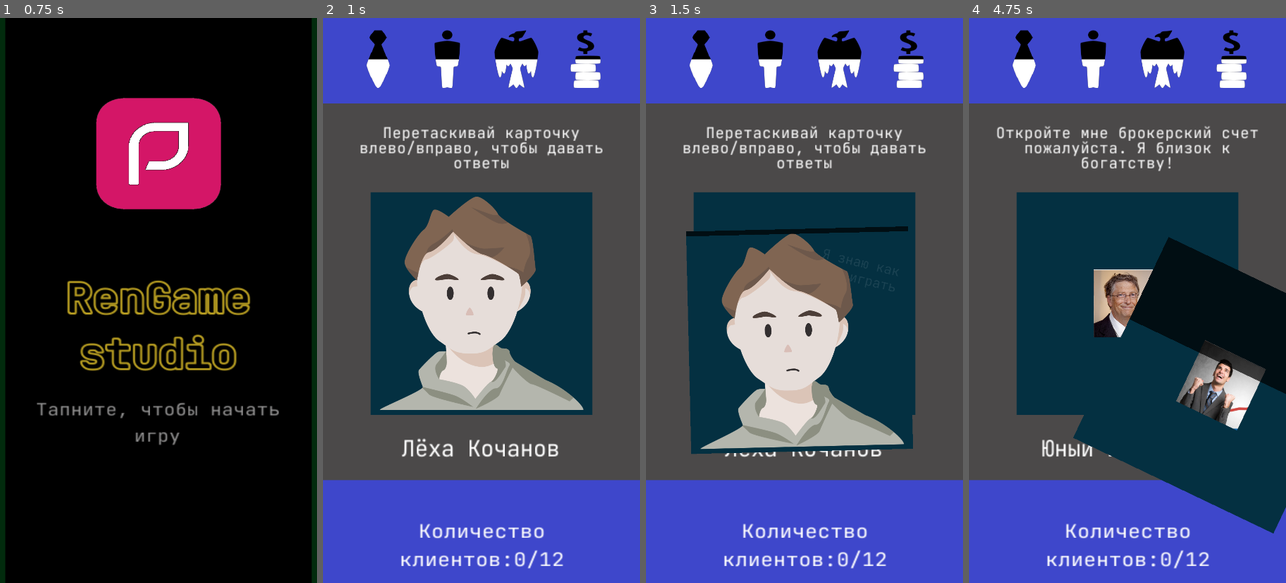
Above: before the commit, frames 1-4 (left to right).
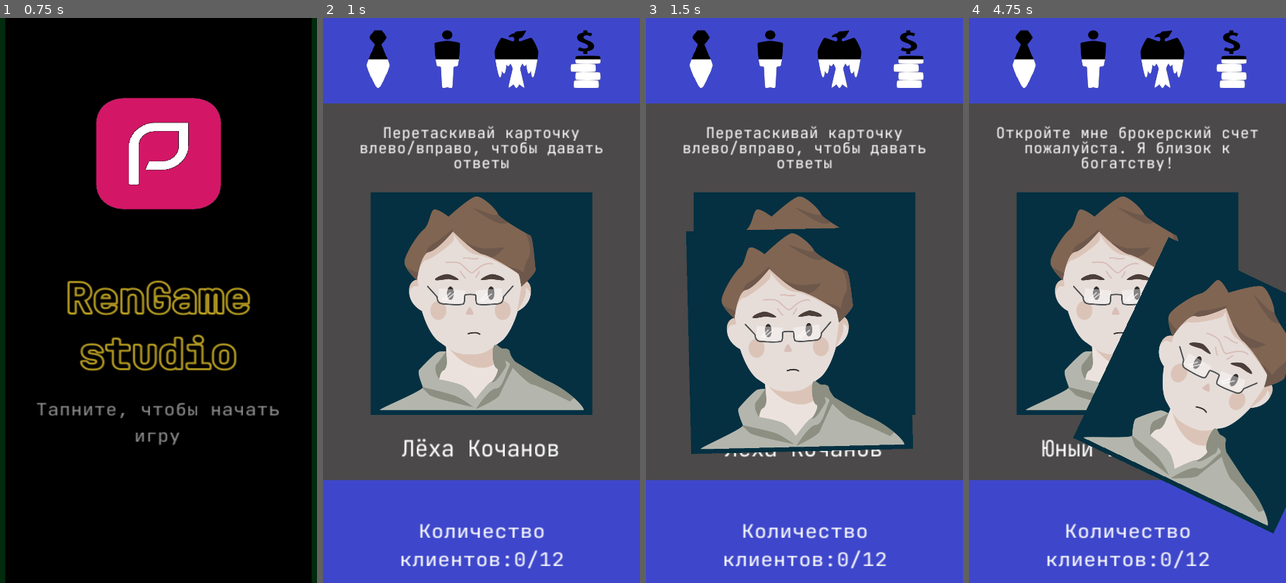
Above: after the commit, the same moments.

Repository: Nothengem/Detectivus
Game: Godot game, scene res://Scenes/StartMenu.tscn
The game is run twice, just before and just after one commit, with the same random seed, the same clock (stepped at 60 frames per second) and the same inputs.
Inputs (mouse positions are in pixels of both pictures, inside the frame that each line leads up to):
- Up to frame 1 (0.75 s): tap Enter at 0.5 s; move the mouse to (228, 272) at 0.52 s; click (228, 272) at 0.67 s
- Up to frame 2 (1 s): no input
- Up to frame 3 (1.5 s): tap Space at 1.25 s; drag from (804, 306) to (788, 413) at 1.27 s
- Up to frame 4 (4.75 s): move the mouse to (1159, 176) at 2.02 s; click (1159, 176) at 2.17 s; drag from (1111, 413) to (1032, 215) at 2.77 s; drag from (1127, 306) to (1143, 300) at 3.52 s; drag from (1032, 215) to (1124, 300) at 4.27 s

Frame 1 is identical in both runs. In frame 2, 0.8% of the frame differs, in the area x 18-83%, y 31-70%; in frame 3, 2.4%; in frame 4, 23%, in the area x 18-100%, y 31-90%.
Error after the commit: Invalid get index 'CardImage' (on base: 'Node2D (Scriptwriter.gd)'). (res://Scenes/CharacterControl.gd:64)

Commit message:
Начал вводит ьпеременные массива для составления портета персонажа

Diff:
--- /dev/null
+++ b/DataBase/CharacterPortraitDataBase.gd
@@ -0,0 +1,55 @@
+extends Node
+
+enum {
+	Dictor
+	}
+
+const DATA = {
+	"Dictor": [ "Head[1]", "Neck[0]", "Shirt[1]", "Eyebrows[1]", "Eyes[1]", "Forehead[0]", "Ears[1]", "Jowls[0]", "Glasses[0]", "Mouth[1]", "Hair[1]", "Nose[1]"],
+
+	"AlexeyKochanov" : [ "Head[2]", "Neck[0]", "Shirt[2]", "Eyebrows[2]", "Eyes[2]", "Forehead[0]", "Ears[2]", "Jowls[1]", "Glasses[0]", "Mouth[2]", "Hair[2]", "Nose[2]"],
+
+	"AnastasiyaMalkova" : [ "Head[3]", "Neck[0]", "Shirt[3]", "Eyebrows[3]", "Eyes[3]", "Forehead[0]", "Ears[3]", "Jowls[2]", "Glasses[0]", "Mouth[3]", "Hair[3]", "Nose[3]"],
+
+	"AnastasiyaCherevatkina" : [ "Head[4]", "Neck[0]", "Shirt[4]", "Eyebrows[4]", "Eyes[4]", "Forehead[0]", "Ears[4]", "Jowls[3]", "Glasses[0]", "Mouth[4]", "Hair[4]", "Nose[4]"],
+
+	"AlexeySilkin" : [ "Head[5]", "Neck[0]", "Shirt[5]", "Eyebrows[5]", "Eyes[5]", "Forehead[1]", "Ears[3]", "Jowls[2]", "Glasses[1]", "Mouth[5]", "Hair[5]", "Nose[5]"],
+
+	"Bman" : [ "Head[6]", "Neck[0]", "Shirt[6]", "Eyebrows[6]", "Eyes[6]", "Forehead[0]", "Ears[2]", "Jowls[1]", "Glasses[0]", "Mouth[6]", "Hair[6]", "Nose[6]"],
+
+	"CBomjMan" : [ "Head[7]", "Neck[0]", "Shirt[7]", "Eyebrows[7]", "Eyes[7]", "Forehead[0]", "Ears[1]", "Jowls[0]", "Glasses[0]", "Mouth[7]", "Hair[7]", "Nose[5]"],
+
+	"DmitriyOvsyannikov" : [ "Head[8]", "Neck[0]", "Shirt[8]", "Eyebrows[8]", "Eyes[8]", "Forehead[0]", "Ears[2]", "Jowls[1]", "Glasses[0]", "Mouth[8]", "Hair[8]", "Nose[4]"],
+
+	"Chechen" : [ "Head[9]", "Neck[0]", "Shirt[9]", "Eyebrows[9]", "Eyes[9]", "Forehead[0]", "Ears[3]", "Jowls[2]", "Glasses[0]", "Mouth[9]", "Hair[9]", "Nose[3]"],
+
+	"BArtem" : [ "Head[10]", "Neck[0]", "Shirt[10]", "Eyebrows[10]", "Eyes[10]", "Forehead[0]", "Ears[4]", "Jowls[3]", "Glasses[0]", "Mouth[10]", "Hair[10]", "Nose[2]"],
+
+	"KristinaStepanova" : [ "Head[11]", "Neck[0]", "Shirt[9]", "Eyebrows[11]", "Eyes[11]", "Forehead[0]", "Ears[1]", "Jowls[0]", "Glasses[1]", "Mouth[11]", "Hair[11]", "Nose[1]"],
+
+	"Babylia" : [ "Head[12]", "Neck[0]", "Shirt[8]", "Eyebrows[12]", "Eyes[10]", "Forehead[0]", "Ears[2]", "Jowls[1]", "Glasses[0]", "Mouth[12]", "Hair[10]", "Nose[2]"],
+
+	"IlonMask" : [ "Head[13]", "Neck[0]", "Shirt[7]", "Eyebrows[13]", "Eyes[9]", "Forehead[0]", "Ears[3]", "Jowls[2]", "Glasses[0]", "Mouth[13]", "Hair[9]", "Nose[3]"],
+
+	"Mafiosi" : [ "Head[14]", "Neck[0]", "Shirt[6]", "Eyebrows[14]", "Eyes[8]", "Forehead[0]", "Ears[4]", "Jowls[3]", "Glasses[0]", "Mouth[12]", "Hair[8]", "Nose[4]"],
+
+	"GrishaGrachev" : [ "Head[13]", "Neck[0]", "Shirt[5]", "Eyebrows[15]", "Eyes[7]", "Forehead[1]", "Ears[3]", "Jowls[2]", "Glasses[1]", "Mouth[11]", "Hair[7]", "Nose[5]"],
+
+	"BitKogan" : [ "Head[12]", "Neck[0]", "Shirt[4]", "Eyebrows[14]", "Eyes[6]", "Forehead[0]", "Ears[2]", "Jowls[1]", "Glasses[0]", "Mouth[10]", "Hair[6]", "Nose[6]"],
+
+	"InvestorJunior" : [ "Head[11]", "Neck[0]", "Shirt[3]", "Eyebrows[13]", "Eyes[5]", "Forehead[0]", "Ears[1]", "Jowls[0]", "Glasses[0]", "Mouth[9]", "Hair[5]", "Nose[5]"],
+
+	"OstapBender" : [ "Head[10]", "Neck[0]", "Shirt[2]", "Eyebrows[12]", "Eyes[4]", "Forehead[0]", "Ears[2]", "Jowls[1]", "Glasses[0]", "Mouth[8]", "Hair[4]", "Nose[4]"],
+
+	"OlegTinkoff" : [ "Head[9]", "Neck[0]", "Shirt[1]", "Eyebrows[11]", "Eyes[3]", "Forehead[0]", "Ears[3]", "Jowls[2]", "Glasses[0]", "Mouth[7]", "Hair[3]", "Nose[3]"],
+
+	"BillGates" : [ "Head[8]", "Neck[0]", "Shirt[2]", "Eyebrows[10]", "Eyes[2]", "Forehead[0]", "Ears[4]", "Jowls[3]", "Glasses[1]", "Mouth[6]", "Hair[2]", "Nose[2]"],
+
+	"Putin" : [ "Head[7]", "Neck[0]", "Shirt[3]", "Eyebrows[9]", "Eyes[3]", "Forehead[1]", "Ears[3]", "Jowls[2]", "Glasses[0]", "Mouth[5]", "Hair[1]", "Nose[1]"],
+
+	"MegaBomj" : [ "Head[6]", "Neck[0]", "Shirt[4]", "Eyebrows[8]", "Eyes[4]", "Forehead[0]", "Ears[2]", "Jowls[1]", "Glasses[0]", "Mouth[4]", "Hair[2]", "Nose[2]"],
+
+	"RomanShabanov" : [ "Head[5]", "Neck[0]", "Shirt[5]", "Eyebrows[7]", "Eyes[5]", "Forehead[0]", "Ears[1]", "Jowls[0]", "Glasses[0]", "Mouth[3]", "Hair[3]", "Nose[3]"],
+
+	"CBreviewer" : [ "Head[4]", "Neck[0]", "Shirt[6]", "Eyebrows[6]", "Eyes[6]", "Forehead[1]", "Ears[2]", "Jowls[1]", "Glasses[1]", "Mouth[2]", "Hair[4]", "Nose[4]"],
+}
--- /dev/null
+++ b/DataBase/PortraitPartDataBase.gd
@@ -0,0 +1,21 @@
+extends Node
+
+enum {
+	Ears, Head, Neck, Shirt, Eyebrows, Eyes, Forehead,
+	Jowls, Glasses, Mouth, Hair, Nose
+	}
+
+const DATA = {
+	"Head": ["Headtype0", "Headtype1", "Headtype2", "Headtype3", "Headtype4", "Headtype5", "Headtype6", "Headtype7", "Headtype8", "Headtype9", "Headtype10", "Headtype11", "Headtype12", "Headtype13", "Headtype14", "Headtype15"],
+	"Neck": ["Necktype0", "Necktype1", "Necktype2"],
+	"Shirt": ["Shirttype0", "Shirttype1", "Shirttype2"],
+	"Eyebrows": ["Eyebrowstype0", "Eyebrowstype1", "Eyebrowstype2", "Eyebrowstype3", "Eyebrowstype4", "Eyebrowstype5", "Eyebrowstype6", "Eyebrowstype7", "Eyebrowstype8", "Eyebrowstype9", "Eyebrowstype10", "Eyebrowstype11", "Eyebrowstype12", "Eyebrowstype13", "Eyebrowstype14", "Eyebrowstype15"],
+	"Eyes": ["Eyestype0", "Eyestype1", "Eyestype2", "Eyestype3", "Eyestype4", "Eyestype5", "Eyestype6", "Eyestype7", "Eyestype8", "Eyestype9", "Eyestype10", "Eyestype11"],
+	"Forehead": ["Foreheadtype0", "Foreheadtype1"],
+	"Ears": ["Earstype0", "Earstype1", "Earstype2", "Earstype3", "Earstype4"],
+	"Jowls": ["Jowlstype0", "Jowlstype1", "Jowlstype2", "Jowlstype3"],
+	"Glasses": ["Glassestype0", "Glassestype1"],
+	"Mouth": ["Mouthtype0", "Mouthtype1", "Mouthtype2", "Mouthtype3", "Mouthtype4", "Mouthtype5", "Mouthtype6", "Mouthtype7", "Mouthtype8", "Mouthtype9", "Mouthtype10", "Mouthtype11", "Mouthtype12", "Mouthtype13"],
+	"Hair": ["Hairtype0", "Hairtype1", "Hairtype2", "Hairtype3", "Hairtype4", "Hairtype5", "Hairtype6", "Hairtype7", "Hairtype8", "Hairtype9", "Hairtype10", "Hairtype11", ],
+	"Nose": ["Noestype0", "Noestype1", "Noestype2", "Noestype3", "Noestype6", "Noestype7", "Noestype8"]
+}
--- a/Scenes/Character(nextcharacter).tscn
+++ b/Scenes/Character(nextcharacter).tscn
@@ -1,18 +1,32 @@
-[gd_scene load_steps=5 format=2]
+[gd_scene load_steps=17 format=2]
 
 [ext_resource path="res://Resources/GFX/CharacterPortraits/AlexeyKochanov.png" type="Texture" id=1]
 [ext_resource path="res://Resources/GFX/TextBack.png" type="Texture" id=2]
 [ext_resource path="res://Resources/GFX/CharacterCardBG.png" type="Texture" id=3]
 [ext_resource path="res://Resources/GFX/Interface/Font/TextGame.tres" type="DynamicFont" id=4]
+[ext_resource path="res://Resources/GFX/CharacterCotaint/Ears/Eartype1.png" type="Texture" id=5]
+[ext_resource path="res://Resources/GFX/CharacterCotaint/Eyebrows/Eyebrowstype3.png" type="Texture" id=6]
+[ext_resource path="res://Resources/GFX/CharacterCotaint/Hair/Hairtype3.png" type="Texture" id=7]
+[ext_resource path="res://Resources/GFX/CharacterCotaint/Neck/Necktype2.png" type="Texture" id=8]
+[ext_resource path="res://Resources/GFX/CharacterCotaint/Eyes/Eyestype3.png" type="Texture" id=9]
+[ext_resource path="res://Resources/GFX/CharacterCotaint/Forehead/Foreheadtype1.png" type="Texture" id=10]
+[ext_resource path="res://Resources/GFX/CharacterCotaint/Glasses/Glassestype1.png" type="Texture" id=11]
+[ext_resource path="res://Resources/GFX/CharacterCotaint/Shirt/Shirttype7.png" type="Texture" id=12]
+[ext_resource path="res://Resources/GFX/CharacterCotaint/Mouth/Mouthtype11.png" type="Texture" id=13]
+[ext_resource path="res://Resources/GFX/CharacterCotaint/Nose/Nosetype3.png" type="Texture" id=14]
+[ext_resource path="res://Resources/GFX/CharacterCotaint/Head/Headtype9.png" type="Texture" id=15]
+[ext_resource path="res://Resources/GFX/CharacterCotaint/Jowls/Jowlstype1.png" type="Texture" id=16]
 
 [node name="CharacterCard" type="Sprite"]
 scale = Vector2( 0.9, 0.9 )
 texture = ExtResource( 3 )
 
 [node name="CharacterPortrait" type="Sprite" parent="."]
+visible = false
 texture = ExtResource( 1 )
 
 [node name="Control" type="Control" parent="."]
+visible = false
 anchor_right = 1.0
 anchor_bottom = 1.0
 margin_left = -420.0
@@ -78,3 +92,52 @@
 }
 
 [node name="Tween" type="Tween" parent="Control/RightChooseRect"]
+
+[node name="Head" type="Sprite" parent="."]
+position = Vector2( -38.4908, 32.7388 )
+texture = ExtResource( 15 )
+
+[node name="Neck" type="Sprite" parent="."]
+visible = false
+position = Vector2( -12.0125, 254.509 )
+texture = ExtResource( 8 )
+
+[node name="Shirt" type="Sprite" parent="."]
+position = Vector2( 3.13269, 266.879 )
+texture = ExtResource( 12 )
+
+[node name="Eyebrows" type="Sprite" parent="."]
+position = Vector2( -44.5389, -99.1997 )
+texture = ExtResource( 6 )
+
+[node name="Eyes" type="Sprite" parent="."]
+position = Vector2( -40.5105, -38.8475 )
+texture = ExtResource( 9 )
+
+[node name="Forehead" type="Sprite" parent="."]
+position = Vector2( -45.8583, -134.047 )
+texture = ExtResource( 10 )
+
+[node name="Ears" type="Sprite" parent="."]
+position = Vector2( -28.3696, -33.5868 )
+texture = ExtResource( 5 )
+
+[node name="Jowls" type="Sprite" parent="."]
+position = Vector2( -41.6061, 26.7617 )
+texture = ExtResource( 16 )
+
+[node name="Glasses" type="Sprite" parent="."]
+position = Vector2( -42.3785, -30.6067 )
+texture = ExtResource( 11 )
+
+[node name="Mouth" type="Sprite" parent="."]
+position = Vector2( -27.5911, 113.054 )
+texture = ExtResource( 13 )
+
+[node name="Hair" type="Sprite" parent="."]
+position = Vector2( -32.7332, -223.014 )
+texture = ExtResource( 7 )
+
+[node name="Nose" type="Sprite" parent="."]
+position = Vector2( -44.5473, 28.8854 )
+texture = ExtResource( 14 )
--- a/Scenes/TouchScreenButton.gd
+++ b/Scenes/TouchScreenButton.gd
@@ -51,7 +51,7 @@
 	choosedone()
 
 func card_generation():
-	$CharacterCard/CharacterPortrait.texture = load(Scriptwriter.CardImage)
+	$CharacterCard/CharacterPortrait.texture = load(Scriptwriter.CharacterPortrait)
 	if !Scriptwriter.Heath_var <= 0 and !Scriptwriter.Law_var <= 0 and !Scriptwriter.Banditism_var <= 0 and !Scriptwriter.Luck_var <= 0 and !Scriptwriter.Heath_var >= 100 and !Scriptwriter.Law_var >= 100 and !Scriptwriter.Banditism_var >= 100 and !Scriptwriter.Luck_var >= 100:
 		$CharacterCard/Control/RightChooseRect/RChooseText.text = Scriptwriter.CardRAnswer
 		$CharacterCard/Control/LeftChooseRect/LChooseText.text = Scriptwriter.CardLAnswer
--- a/Scriptwriter.gd
+++ b/Scriptwriter.gd
@@ -4,7 +4,6 @@
 var CardType #nbg выбранной карточки
 var CardChoose #какую карточку мы выбрали?
 var CardInfo #переменная хранящая данные из выбранной карты
-var CardImage #переменная хранящая путь до карты
 var NextCardInfo #переменная для обращения к следующей карте из массива
 var NextCardImageRight #переменная хранящая путь до картинки следующей карты при ответе "Да"
 var NextCardImageLeft #переменная хранящая путь до картинки следующей карты при ответе "Нет"
@@ -13,6 +12,21 @@
 var CardRAnswer #переменная для правого ответа
 var CardLAnswer #переменная для левого ответа
 var CardIvent #переменная для активации события после карточки
+
+#переменные для формирования потрета карты
+var CharacterPortrait #переменная хранящая название массива портрета в БД персонажей
+var CharacterEars
+var CharacterEyebrows
+var CharacterEyes
+var CharacterForehead
+var CharacterGlasses
+var CharacterHair
+var CharacterHead
+var CharacterJowls
+var CharacterMouth
+var CharacterNeck
+var CharacterNose
+var CharacterShirt
 
 #переменные для формирования ивента
 var IventInfo #хранение данных ивента
@@ -60,16 +74,30 @@
 var level_cards = []
 
 #предзагрузка БД карт
-onready var CardDataBase = preload ("res://CardDataBase.gd")
+onready var CardDataBase = preload ("res://DataBase/CardDataBase.gd")
 #предзагрузка БД ивентов
-onready var IventDataBase = preload ("res://IventDataBase.gd")
+onready var IventDataBase = preload ("res://DataBase/IventDataBase.gd")
+#предзагрузка БД настроек портретов персонажей
+onready var CharacterPortraitDataBase = preload("res://DataBase/CharacterPortraitDataBase.gd")
+#предзагрузка БД всех частей портетов персонажей
+onready var PortraitPardDataBase = preload("res://DataBase/PortraitPartDataBase.gd")
 
 func _ready():
+	var Head = PortraitPardDataBase.DATA.get("Head")
+	var Neck = PortraitPardDataBase.DATA.get("Neck")
+	var Shirt = PortraitPardDataBase.DATA.get("Shirt")
+	var Eyebrows = PortraitPardDataBase.DATA.get("Eyebrows")
+	var Eyes = PortraitPardDataBase.DATA.get("Eyes")
+	var Forehead = PortraitPardDataBase.DATA.get("Forehead")
+	var Ears = PortraitPardDataBase.DATA.get("Ears")
+	var Jowls = PortraitPardDataBase.DATA.get("Jowls")
+	var Glasses = PortraitPardDataBase.DATA.get("Glasses")
+	var Mouth = PortraitPardDataBase.DATA.get("Mouth")
+	var Hair = PortraitPardDataBase.DATA.get("Hair")
+	var Nose = PortraitPardDataBase.DATA.get("Nose")
 	level_massive_generator()
-
-	var a
-	a = CardDataBase.DATA.keys()
-	print(a)
+	#присваивание переменным частей портретов их значений
+
 
 func level_massive_generator():
 	var level_composit
@@ -113,10 +141,21 @@
 	if CardChoose == "Random":
 		CardChoose = str(level_cards[0])
 
-	print(CardChoose)
-#	CardInfo = CardDataBase.DATA[CardDataBase.get(CardChoose)] #применили к переменной кардинфо все данные карты из базы данных
 	CardInfo = CardDataBase.DATA.get(CardChoose)
-	CardImage = str ("res://Resources/GFX/CharacterPortraits", "/", CardInfo[1], ".png") #сгенерировали путь в проекте до портрета персонажа
+	CharacterPortrait = CharacterPortraitDataBase.DATA.get(CardInfo[1])
+	CharacterHead = "Scriptwriter." + CharacterPortrait[0]
+	CharacterNeck = "Scriptwriter." + CharacterPortrait[1]
+	CharacterShirt = "Scriptwriter." + CharacterPortrait[2]
+	CharacterEyebrows = "Scriptwriter." + CharacterPortrait[3]
+	CharacterEyes = "Scriptwriter." + CharacterPortrait[4]
+	CharacterForehead = "Scriptwriter." + CharacterPortrait[5]
+	CharacterEars = "Scriptwriter." + CharacterPortrait[6]
+	CharacterJowls = "Scriptwriter." + CharacterPortrait[7]
+	CharacterGlasses = "Scriptwriter." + CharacterPortrait[8]
+	CharacterMouth = "Scriptwriter." + CharacterPortrait[9]
+	CharacterHair = "Scriptwriter." + CharacterPortrait[10]
+	CharacterNose = "Scriptwriter." + CharacterPortrait[11]
+#	CharacterPortrait = str ("res://Resources/GFX/CharacterPortraits", "/", CardInfo[1], ".png") #сгенерировали путь в проекте до портрета персонажа
 	CardType = CardInfo[0] #тип карты
 
 	if CardType == "Characters":
Renamed: CardDataBase.gd -> DataBase/CardDataBase.gd
Renamed: IventDataBase.gd -> DataBase/IventDataBase.gd
